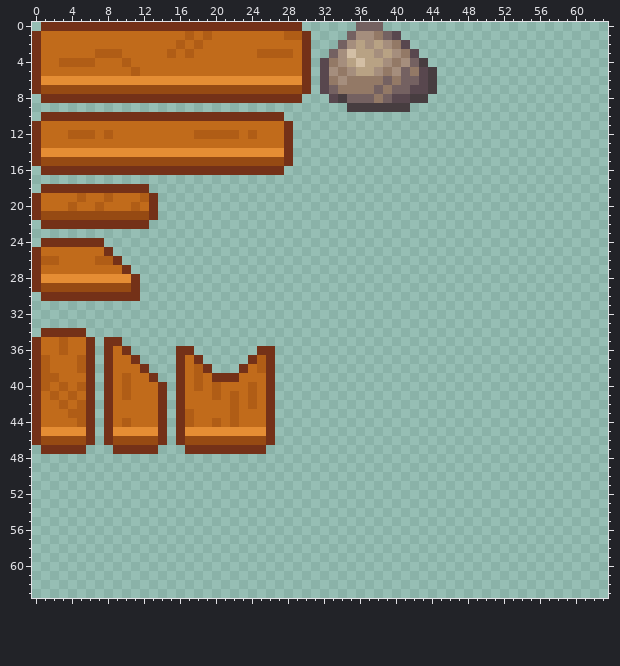
File history of a pixel-art sprite, Grafiki Koncepcyjne/Przeszkody.png. That is the earlier state.
The file is 64x64 pixels.
After:
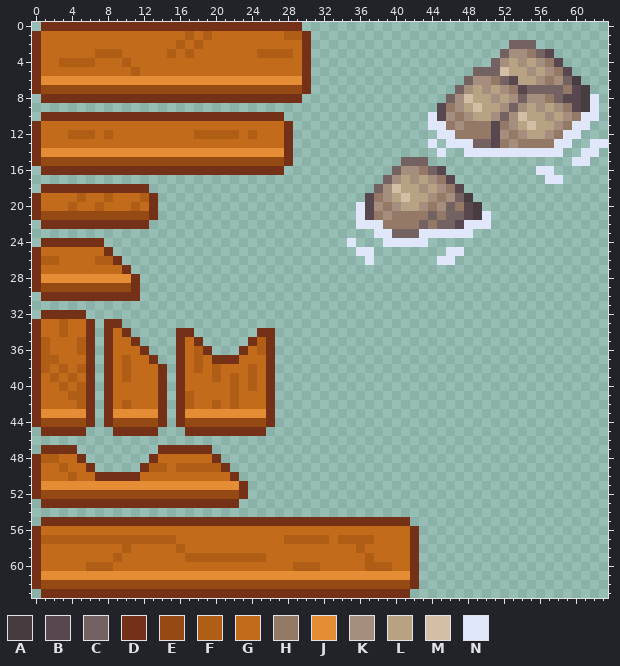
Palette (. is transparent): A #473d40  B #58474e  C #746161  D #743118  E #964a13  F #b05d16  G #c16b1b  H #937966  J #e58d34  K #a58e7d  L #b8a284  M #d3bfa5  N #e1e7fa
Diff:
y 0: x 36..38 CCC -> ...
y 1: x 35..40 CKKHCB -> ......
y 2: x 34..41 CKLKLKHB -> ........; x 53..55 ... -> CCC
y 3: x 33..42 CKMLLKLKHB -> ..........; x 52..57 ...... -> CKKHCB
y 4: x 32..43 BHKLMLLKHKCA -> ............; x 51..58 ........ -> CKLKLKHB
y 5: x 32..44 BKHKLLKHKCHBA -> .............; x 49..59 ........... -> CCCMLLKLKHB
y 6: x 32..44 BHKHHHHCHCCBA -> .............; x 48..60 ............. -> CKKHCBLLKHKCA
y 7: x 32..44 BCHHHHCHCCBBA -> .............; x 47..61 ............... -> CKLKLKHBCCCCHBA
y 8: x 33..43 BACCCHCBBAA -> ...........; x 46..62 ................. -> CKMLLKLKCKKHCBBAN
y 9: x 35..41 AAAAAAA -> .......; x 45..62 .................. -> BHKLMLLKCKLKLKHBAN
y 10: x 44..62 ................... -> NBKHKLLKCKMLLKLKHNN
y 11: x 44..61 .................. -> NNHKHHHBHKLMLLKHNN
y 12: x 45..60 ................ -> NNHHHHBKHKLLKHNN
y 13: x 44 . -> N; x 46..59 .............. -> NNNCCBHKHHHHNN; x 62..63 .. -> NN
y 14: x 45 . -> N; x 48..58 ........... -> NNNNNNNNNNN; x 61..62 .. -> NN
y 15: x 41..43 ... -> CCC; x 60..61 .. -> NN
y 16: x 40..45 ...... -> CKKHCB; x 56..57 .. -> NN
y 17: x 39..46 ........ -> CKLKLKHB; x 57..58 .. -> NN
y 18: x 38..47 .......... -> CKMLLKLKHB
y 19: x 37..48 ............ -> BHKLMLLKHKCA
y 20: x 36..49 .............. -> NBKHKLLKHKCHBA
y 21: x 36..50 ............... -> NBHKHHHHCHCCBAN
y 22: x 36..50 ............... -> NNNHHHHCHCCBNNN
y 23: x 38..48 ........... -> NNCCCNNNNNN
y 24: x 35 . -> N; x 39..43 ..... -> NNNNN
y 25: x 36..37 .. -> NN; x 46..47 .. -> NN
y 26: x 37 . -> N; x 45..46 .. -> NN
y 32: x 1..5 ..... -> DDDDD
y 33: x 0..6 ....... -> DGGFGGD; x 8..9 .. -> DD
y 34: x 0..6 .DDDDD. -> DGGFGGD; x 8..10 ... -> DGD; x 16..17 .. -> DD; x 25..26 .. -> DD
y 35: x 1 G -> F; x 3 F -> G; x 5 G -> F; x 9..11 D.. -> GGD; x 16..18 ... -> DGD; x 24..26 ... -> DFD
y 36: x 1 G -> F; x 3 F -> G; x 5 G -> F; x 10..12 D.. -> GGD; x 17..19 D.. -> GFD; x 23..25 ..D -> DGF
y 37: x 2 G -> F; x 5 F -> G; x 10..13 GD.. -> FGGD; x 18..25 D.....DF -> FGDDDGGG
y 38: x 3 G -> F; x 10 G -> F; x 12..14 D.. -> GGD; x 19..25 D...DGF -> GFGGGFG
y 39: x 1 F -> G; x 4 G -> F; x 13..14 D. -> GD; x 18 F -> G; x 20..22 DDD -> FGF; x 24 G -> F
y 40: x 1 F -> G; x 10 F -> G; x 18 F -> G; x 20 F -> G; x 22 G -> F
y 41: x 2 F -> G; x 5 G -> F; x 10 F -> G; x 17 G -> F; x 20 F -> G; x 24 F -> G
y 42: x 3 F -> G; x 10 G -> F; x 17 G -> F; x 20 G -> F; x 24 F -> G
y 43: x 1..5 GGGFF -> JJJJJ; x 9..13 GGGGG -> JJJJJ; x 17..25 FGGGGFGGG -> JJJJJJJJJ
y 44: x 1..5 GGGGF -> EEEEE; x 9..13 GFGGG -> EEEEE; x 17..25 FGGFGFGGG -> EEEEEEEEE
y 45: x 0..6 DJJJJJD -> .DDDDD.; x 8..14 DJJJJJD -> .DDDDD.; x 16..26 DJJJJJJJJJD -> .DDDDDDDDD.
y 46: x 0..6 DEEEEED -> .......; x 8..14 DEEEEED -> .......; x 16..26 DEEEEEEEEED -> ...........
y 47: x 5 D -> .; x 9..16 DDDDD... -> .....DDD; x 20..25 DDDDDD -> ......
y 48: x 0..5 ...... -> DFFGGD; x 13..20 ........ -> DGGGGGGD
y 49: x 0..6 ....... -> DGGFGGD; x 12..21 .......... -> DFFGFFFFFD
y 50: x 0..22 ....................... -> DGGGFGGDDDDDGGGGGGGGGGD
y 51: x 0..23 ........................ -> DJJJJJJJJJJJJJJJJJJJJJJD
y 52: x 0..23 ........................ -> DEEEEEEEEEEEEEEEEEEEEEED
y 53: x 1..22 ...................... -> DDDDDDDDDDDDDDDDDDDDDD
y 55: x 1..41 ......................................... -> DDDDDDDDDDDDDDDDDDDDDDDDDDDDDDDDDDDDDDDDD
y 56: x 0..42 ........................................... -> DGGGGGGGGGGGGGGGGGGGGGGGGGGGGGGGGGGGGGGGGGD
y 57: x 0..42 ........................................... -> DFFFFFFFFFFFFFFFGGGGGGGGGGGGFFFFFGFFFFGGGGD
y 58: x 0..42 ........................................... -> DGGGGGGGGGFGGGGGFGGGGGGGGGGGGGGGGGGGFGGGGGD
y 59: x 0..42 ........................................... -> DGGGGGGGGFGGGGGGGFFFFFFFFFGGGGGGGGGGGFGGGGD
y 60: x 0..42 ........................................... -> DGGGGGFFFGGGGGGGGGGGGGGGGGGGGFFFGGGGGFFFGGD
y 61: x 0..42 ........................................... -> DJJJJJJJJJJJJJJJJJJJJJJJJJJJJJJJJJJJJJJJJJD
y 62: x 0..42 ........................................... -> DEEEEEEEEEEEEEEEEEEEEEEEEEEEEEEEEEEEEEEEEED
y 63: x 1..41 ......................................... -> DDDDDDDDDDDDDDDDDDDDDDDDDDDDDDDDDDDDDDDDD
